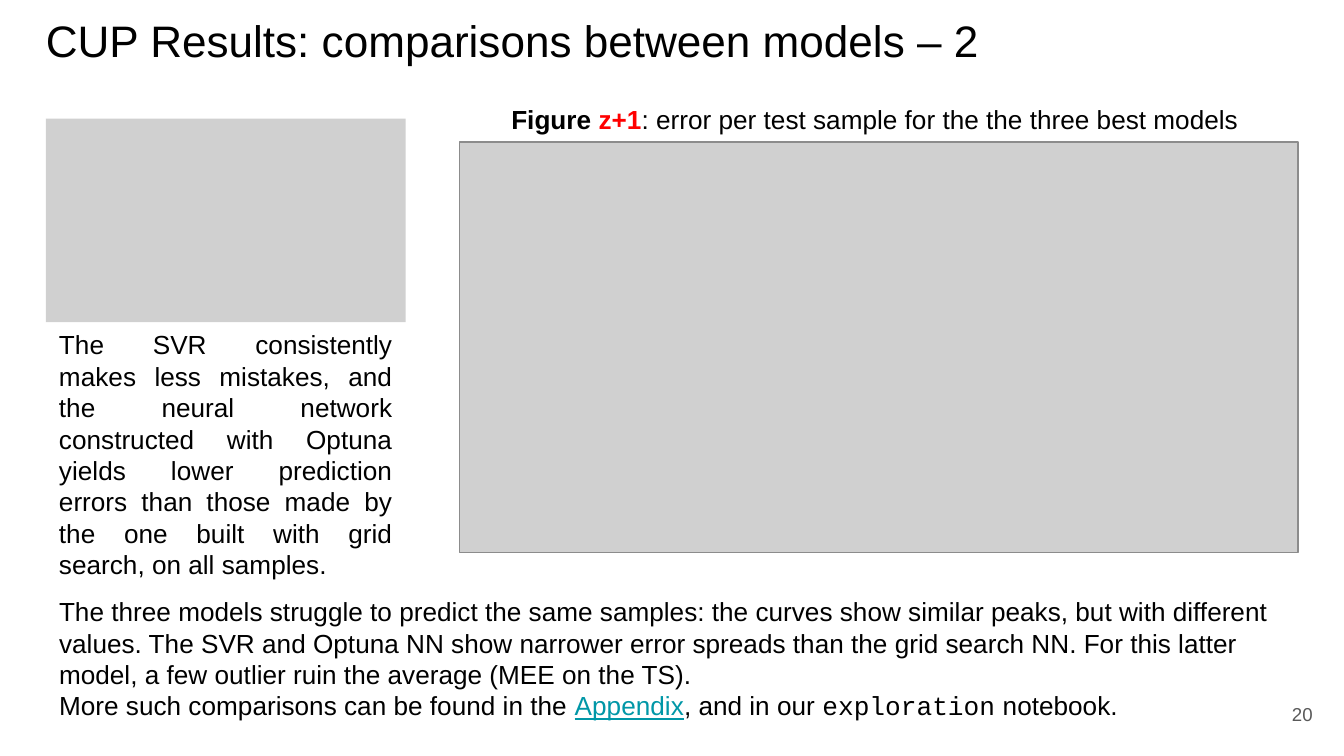
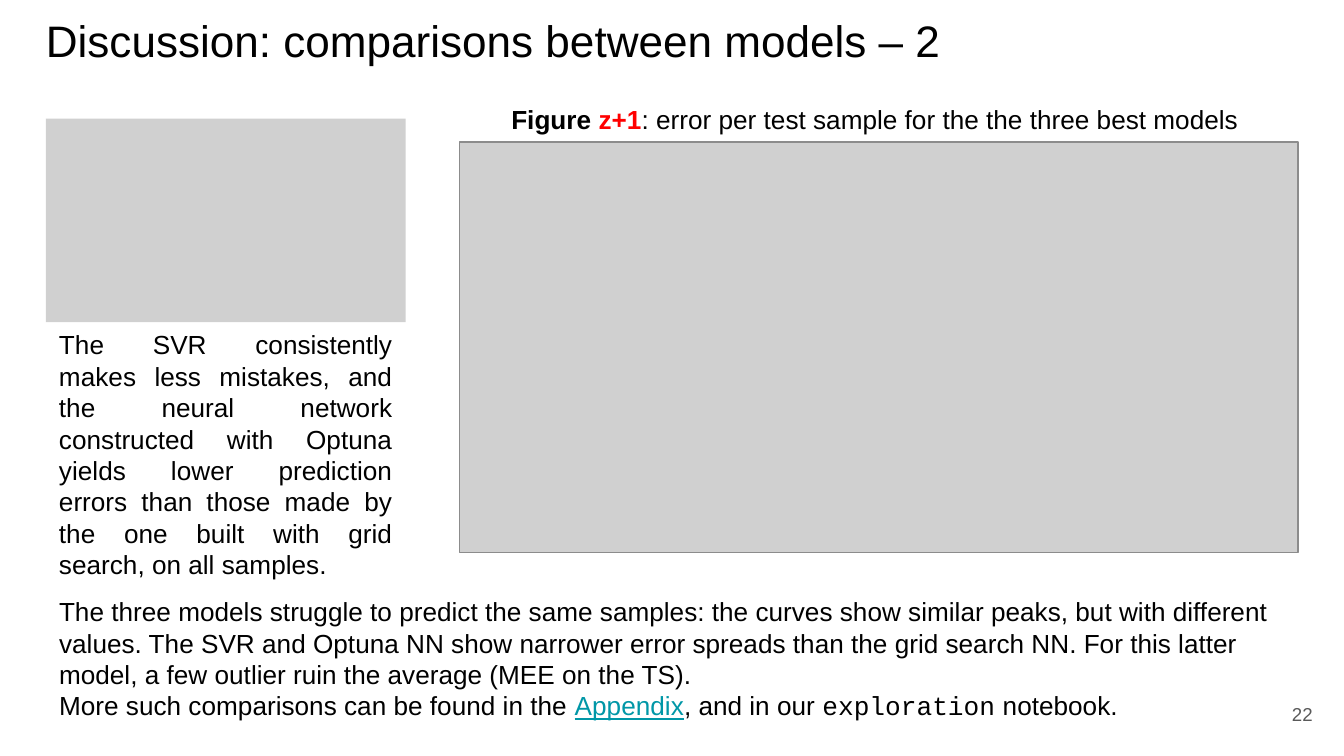
Before and after one commit to paolo-junior-mollica/machine-learning-project, a slide deck: slide 22 of relazione/Canduci_Marino_Mollica.pptx (slide 20 before the commit). Drawn at 1344x756 pixels with LibreOffice and Linux fonts; fonts in the diff are those of the drawing; grey boxes stand for pictures. Boxes give left, top, right and bottom in pixels: in the first picture for what was removed or moved away, otherwise in the second. Text is boxed around its words. In the diff, an @@ line names an element or a change of style, - is before the commit and + after.

Commit message:
Update report: discussion on SVM's heatmap. Moved things around

```diff
--- a/relazione/Canduci_Marino_Mollica.pptx
+++ b/relazione/Canduci_Marino_Mollica.pptx
@@ title at [46,25,940,66]: text changed @@
-CUP Results: comparisons between models – 2
+Discussion: comparisons between models – 2
@@ page number at [1292,708,1313,721]: text changed @@
-20
+22
```
Also in this commit, not shown: 11 other slides changed, 5 slides added.
